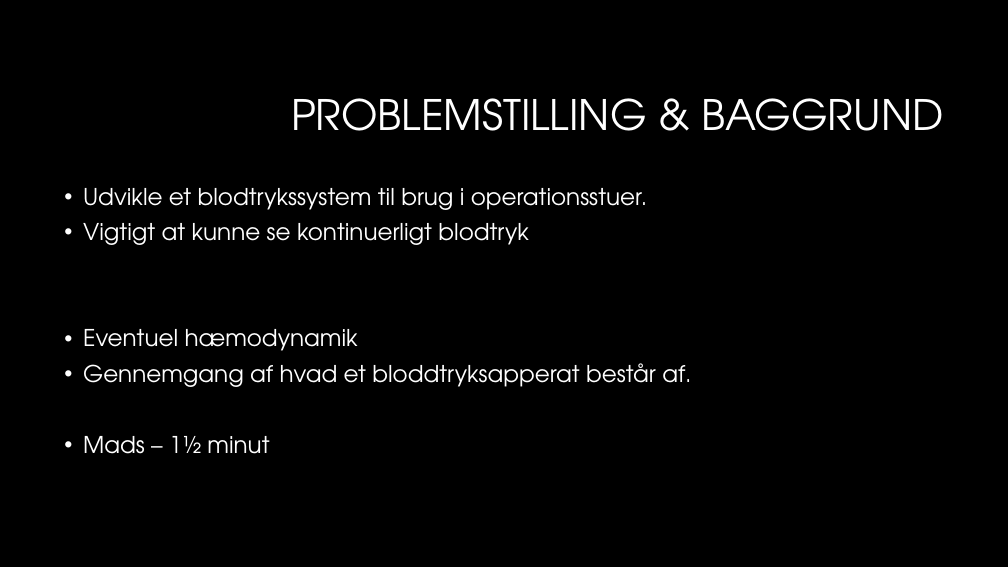
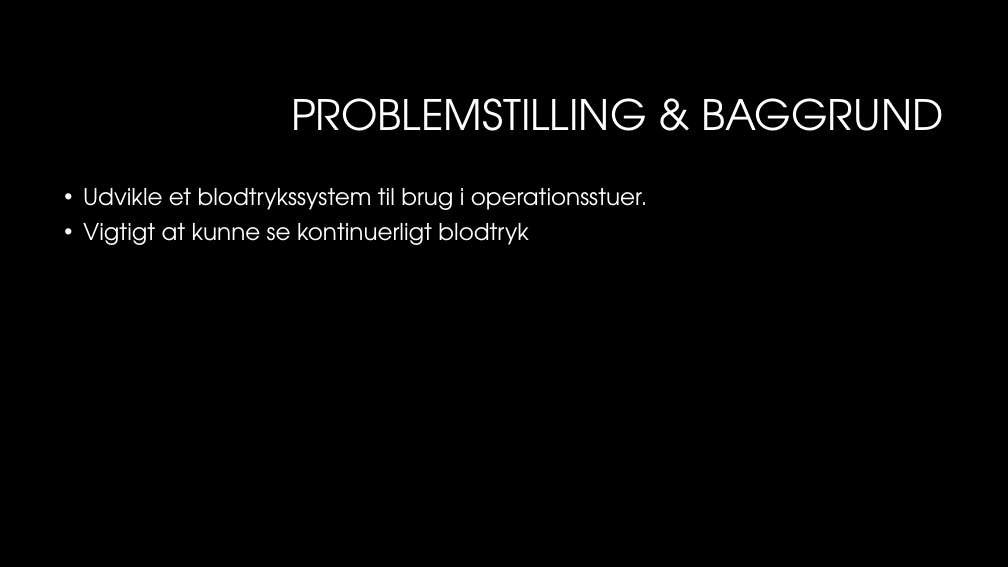
Before and after one commit to sarakirkeby/Semester-Projekt-3, a slide deck: slide 2 of Bifiler til projekt/Semesterprojekt 3.pptx. Drawn at 1008x567 pixels with LibreOffice and Linux fonts; fonts in the diff are those of the drawing; background and template pictures are left out. Boxes give left, top, right and bottom in pixels: in the first picture for what was removed or moved away, otherwise in the second. Text is boxed around its words. In the diff, an @@ line names an element or a change of style, - is before the commit and + after.

Commit message:
bla

```diff
--- a/Bifiler til projekt/Semesterprojekt 3.pptx
+++ b/Bifiler til projekt/Semesterprojekt 3.pptx
@@ text at bbox=[83, 329, 691, 454]: paragraphs removed @@
-• Eventuel hæmodynamik
-• Gennemgang af hvad et bloddtryksapperat består af.
-• Mads – 1½ minut
```
Also in this commit, not shown: 1 slide added.
